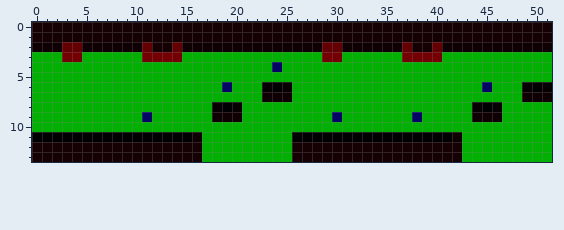
Two versions of one pixel-art sprite, res/niveles/level_caverna_data.png. That is the earlier state.
The file is 52x14 pixels. Colours within 5 levels of each other are drawn and written as one.
Now the later version:
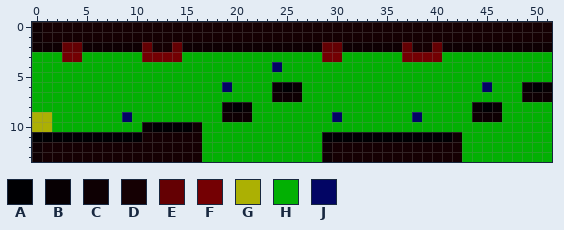
Palette (. is transparent): A #000003  B #070003  C #0e0003  D #150003  E #640003  F #740003  G #acb003  H #02b003  J #020564
Message: Agregado cambios en el nivel de caverna.
What changed:
{"y":0,"x":0,"old":"D","new":"C"}
{"y":1,"x":0,"old":"D","new":"C"}
{"y":6,"x":23,"old":"BABH","new":"HBAB"}
{"y":7,"x":23,"old":"C","new":"H"}
{"y":7,"x":26,"old":"H","new":"C"}
{"y":8,"x":18,"old":"BABH","new":"HBAB"}
{"y":9,"x":0,"old":"HH","new":"GG"}
{"y":9,"x":9,"old":"H","new":"J"}
{"y":9,"x":11,"old":"J","new":"H"}
{"y":9,"x":18,"old":"C","new":"H"}
{"y":9,"x":21,"old":"H","new":"C"}
{"y":10,"x":0,"old":"HH","new":"GG"}
{"y":10,"x":11,"old":"HHHHHH","new":"BAAAAC"}
{"y":11,"x":11,"old":"AAAAAC","new":"DDDDDD"}
{"y":11,"x":26,"old":"AAA","new":"HHH"}
{"y":12,"x":0,"old":"D","new":"C"}
{"y":12,"x":26,"old":"DDDD","new":"HHHC"}
{"y":13,"x":0,"old":"D","new":"C"}
{"y":13,"x":26,"old":"DDDD","new":"HHHC"}
